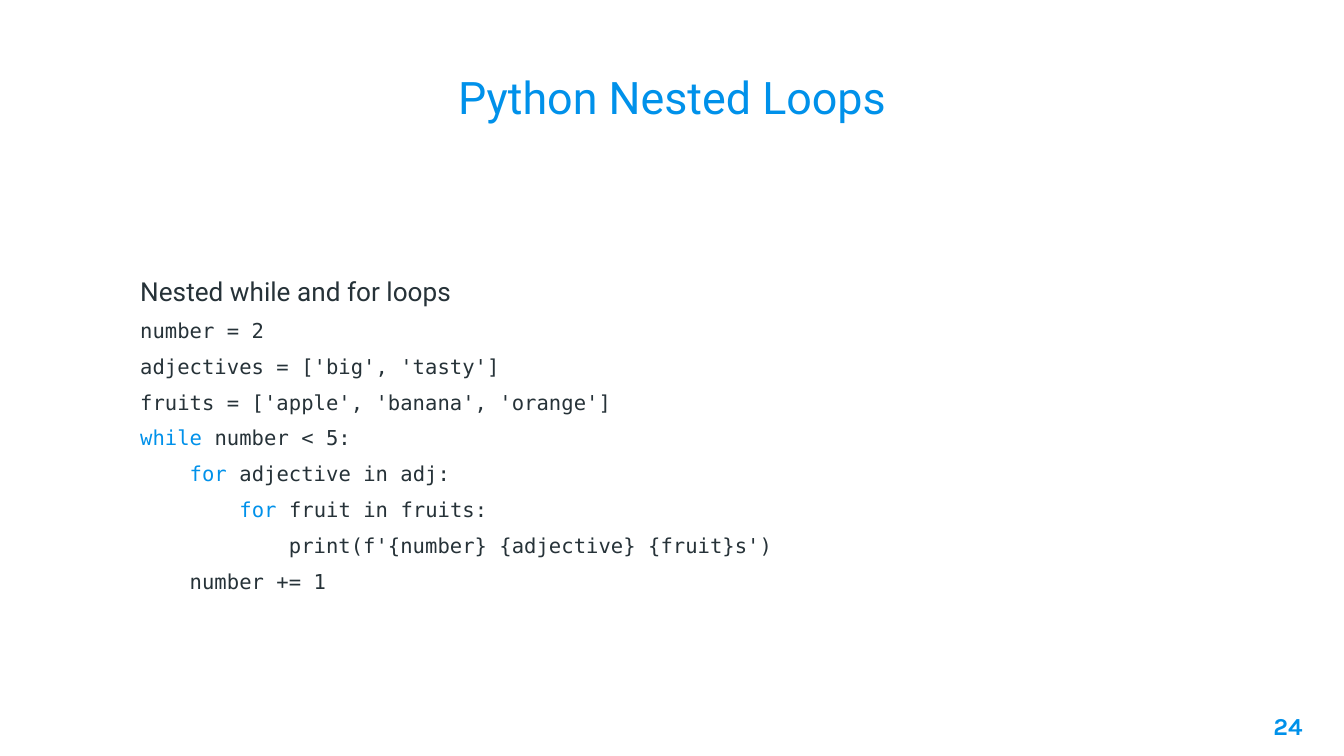
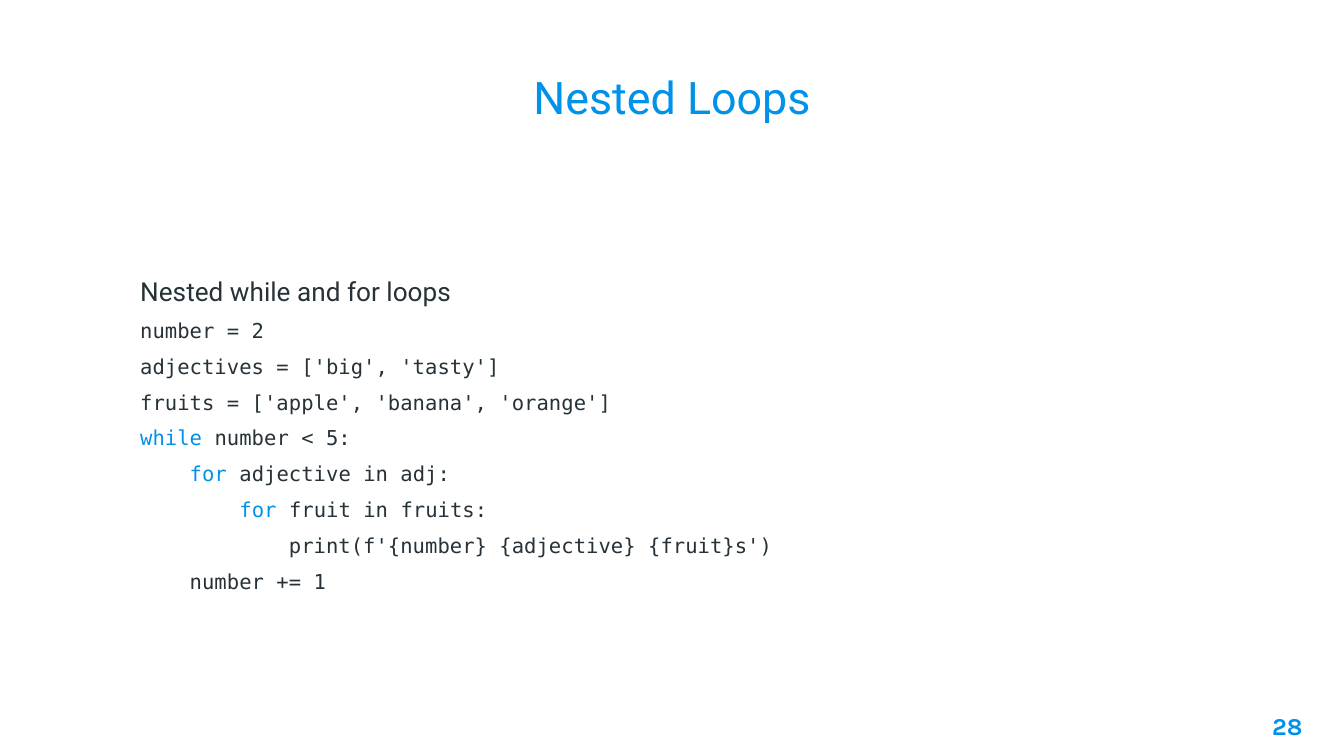
Before and after one commit to AleeRezaa/learn-python, a slide deck: slide 28 of Python.pptx (slide 24 before the commit). Drawn at 1344x756 pixels with LibreOffice and Linux fonts; fonts in the diff are those of the drawing; background and template pictures are left out. Boxes give left, top, right and bottom in pixels: in the first picture for what was removed or moved away, otherwise in the second. Text is boxed around its words. In the diff, an @@ line names an element or a change of style, - is before the commit and + after.

```diff
--- a/Python.pptx
+++ b/Python.pptx
@@ title at [533,80,810,123]: text changed @@
-Python Nested Loops
+Nested Loops
@@ page number at [1272,719,1302,736]: text changed @@
-24
+28
```
Also in this commit, not shown: 35 other slides changed, 4 slides added, 1 slide removed.
